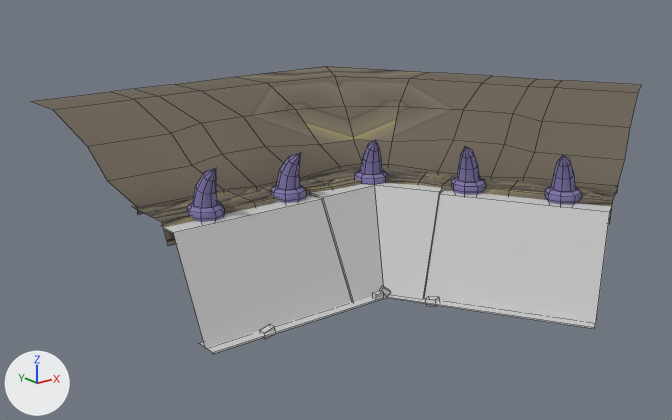
The FBX model BugSplat/Assets/WIP/Christian/Christian Models/Wall_LevelEdge_Inner_01.FBX, before and after one commit.
Both versions are drawn from a 50 mm lens placed at (-24.6, -27.4, 15.2), pointed at (1.6, 5.3, 2.1). The axes (+X, +Y, +Z) are drawn at lower left. The lights are the same throughout. Mesh edges are drawn as thin lines. Where no turn or scale is listed for an object, it has been applied to the vertices.

In view in the first picture: 'Wall_LevelEdge_Inner_01'.
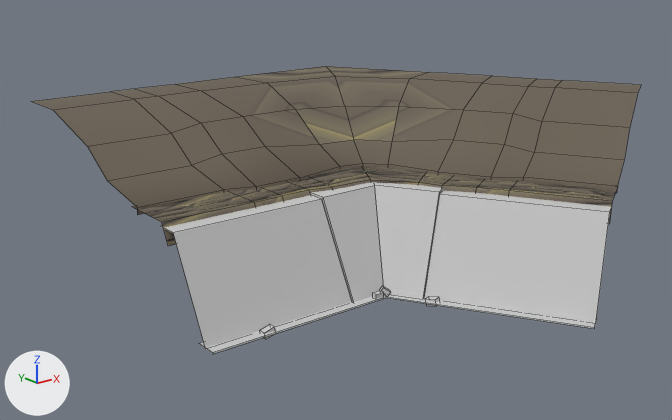
Edits to the bpy script that builds the scene:
```text
Change me_mesh:
    where me_mesh.from_pydata(...)  # 499 vertices, 470 faces; spans x -8.8..17.5, y -7.8..15.2, z -0.2..7.0
    used by ob_wall_leveledge_inner_01; location = (0.0, 0.0, 0.0)
    me_mesh part 1: the loose piece of 66 vertices spanning x -7.5..-6.0, y 2.0..3.7, z 3.6..6.2 is deleted
    me_mesh part 2: the loose piece of 66 vertices spanning x 5.1..6.7, y -5.1..-3.6, z 3.6..6.2 is deleted
    me_mesh part 3: the loose piece of 66 vertices spanning x 3.1..4.7, y -1.6..-0.2, z 3.6..6.2 is deleted
    me_mesh part 4: the loose piece of 66 vertices spanning x 0.8..2.2, y 1.8..3.4, z 3.6..6.2 is deleted
    me_mesh part 5: the loose piece of 66 vertices spanning x -3.5..-2.0, y 2.0..3.7, z 3.6..6.2 is deleted
    remove me_mesh.materials.append(mat_02___default)  # blue #8177ab
```

What differs and where, as boxes [x1, y1, x2, y2] in the pictures (672 x 420 px):
part 1 of me_mesh, deleted (blue): before [187, 168, 224, 222]
part 2 of me_mesh, deleted (blue): before [545, 155, 582, 205]
part 3 of me_mesh, deleted (blue): before [451, 147, 486, 195]
part 4 of me_mesh, deleted (blue): before [354, 140, 388, 185]
part 5 of me_mesh, deleted (blue): before [270, 152, 306, 203]
